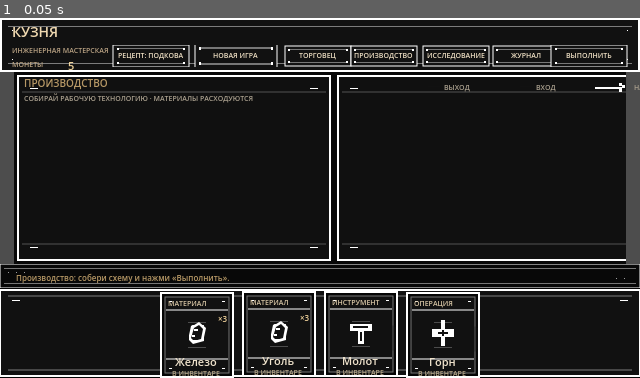
Above: before the commit, frame 1.
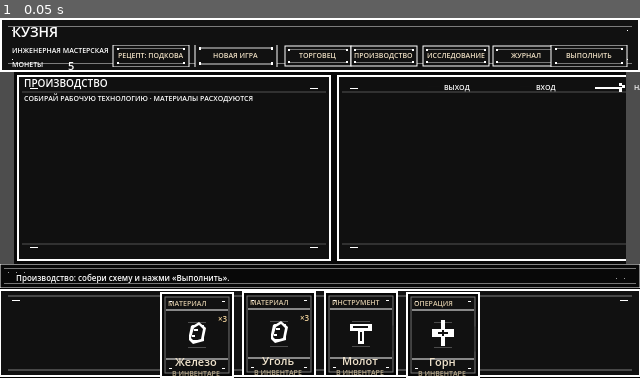
Above: after the commit, the same moment.

Repository: Blyaprint/new-1-bit-kuznya
Game: Godot game, scene res://scenes/board_prototype.tscn
Same seed, same stepped clock (60 frames per second), same inputs: the game is played once before the commit and once after it.
Inputs:
- Up to frame 1 (0.05 s): no input

The runs differ from the first frame. In frame 1, 1.1% of the frame differs, in the area x 1-100%, y 2-74%.

Commit message:
Convert interface typography to monochrome 1-bit

Diff:
--- a/scenes/board_prototype.tscn
+++ b/scenes/board_prototype.tscn
@@ -155,7 +155,7 @@
 offset_top = 58.0
 offset_right = 220.0
 offset_bottom = 74.0
-theme_override_colors/font_color = Color(0.72, 0.60, 0.40, 1)
+theme_override_colors/font_color = Color(1, 1, 1, 1)
 theme_override_font_sizes/font_size = 10
 mouse_filter = 2
 
@@ -164,7 +164,7 @@
 offset_top = 75.0
 offset_right = 330.0
 offset_bottom = 88.0
-theme_override_colors/font_color = Color(0.67, 0.63, 0.56, 1)
+theme_override_colors/font_color = Color(1, 1, 1, 1)
 theme_override_font_sizes/font_size = 7
 mouse_filter = 2
 
@@ -176,7 +176,7 @@
 offset_top = -108.0
 offset_right = -16.0
 offset_bottom = -92.0
-theme_override_colors/font_color = Color(0.72, 0.60, 0.40, 1)
+theme_override_colors/font_color = Color(1, 1, 1, 1)
 theme_override_font_sizes/font_size = 8
 vertical_alignment = 1
 mouse_filter = 2
@@ -189,7 +189,7 @@
 offset_top = -88.0
 offset_right = 140.0
 offset_bottom = -72.0
-theme_override_colors/font_color = Color(0.94, 0.85, 0.69, 1)
+theme_override_colors/font_color = Color(1, 1, 1, 1)
 theme_override_font_sizes/font_size = 9
 mouse_filter = 2
 
@@ -201,7 +201,7 @@
 offset_top = -70.0
 offset_right = 140.0
 offset_bottom = -58.0
-theme_override_colors/font_color = Color(0.76, 0.68, 0.56, 1)
+theme_override_colors/font_color = Color(1, 1, 1, 1)
 theme_override_font_sizes/font_size = 7
 mouse_filter = 2
 
@@ -212,7 +212,7 @@
 offset_top = 248.0
 offset_right = -14.0
 offset_bottom = 266.0
-theme_override_colors/font_color = Color(0.67, 0.63, 0.56, 1)
+theme_override_colors/font_color = Color(1, 1, 1, 1)
 theme_override_font_sizes/font_size = 7
 visible = false
 mouse_filter = 2
@@ -256,7 +256,7 @@
 offset_top = 0.0
 offset_right = 76.0
 offset_bottom = 24.0
-theme_override_colors/font_color = Color(0.67, 0.63, 0.56, 1)
+theme_override_colors/font_color = Color(1, 1, 1, 1)
 theme_override_font_sizes/font_size = 7
 text = "ВЫХОД"
 vertical_alignment = 1
@@ -277,7 +277,7 @@
 offset_top = 0.0
 offset_right = 160.0
 offset_bottom = 24.0
-theme_override_colors/font_color = Color(0.67, 0.63, 0.56, 1)
+theme_override_colors/font_color = Color(1, 1, 1, 1)
 theme_override_font_sizes/font_size = 7
 text = "ВХОД"
 vertical_alignment = 1
@@ -298,7 +298,7 @@
 offset_top = 0.0
 offset_right = 300.0
 offset_bottom = 24.0
-theme_override_colors/font_color = Color(0.67, 0.63, 0.56, 1)
+theme_override_colors/font_color = Color(1, 1, 1, 1)
 theme_override_font_sizes/font_size = 7
 text = "НАПРАВЛЕНИЕ"
 vertical_alignment = 1
@@ -309,7 +309,7 @@
 offset_top = 4.0
 offset_right = 104.0
 offset_bottom = 25.0
-theme_override_colors/font_color = Color(0.94, 0.85, 0.69, 1)
+theme_override_colors/font_color = Color(1, 1, 1, 1)
 theme_override_font_sizes/font_size = 14
 text = "КУЗНЯ"
 mouse_filter = 2
@@ -319,7 +319,7 @@
 offset_top = 27.0
 offset_right = 104.0
 offset_bottom = 40.0
-theme_override_colors/font_color = Color(0.72, 0.63, 0.51, 1)
+theme_override_colors/font_color = Color(1, 1, 1, 1)
 theme_override_font_sizes/font_size = 7
 text = "ИНЖЕНЕРНАЯ МАСТЕРСКАЯ"
 mouse_filter = 2
@@ -329,7 +329,7 @@
 offset_top = 41.0
 offset_right = 64.0
 offset_bottom = 53.0
-theme_override_colors/font_color = Color(0.74, 0.65, 0.52, 1)
+theme_override_colors/font_color = Color(1, 1, 1, 1)
 theme_override_font_sizes/font_size = 7
 text = "МОНЕТЫ"
 mouse_filter = 2
@@ -339,6 +339,6 @@
 offset_top = 40.0
 offset_right = 104.0
 offset_bottom = 53.0
-theme_override_colors/font_color = Color(0.94, 0.83, 0.61, 1)
+theme_override_colors/font_color = Color(1, 1, 1, 1)
 theme_override_font_sizes/font_size = 11
 mouse_filter = 2
